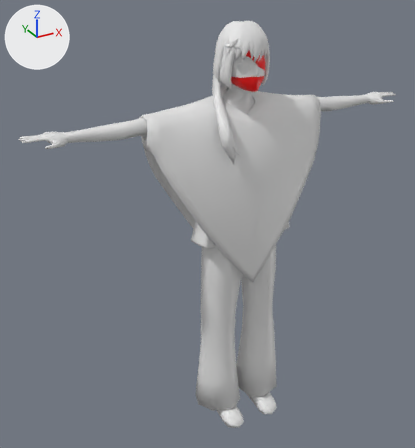
The FBX model Assets/Data/Characters/NPC/ForgottenAlchemist/Source/SpiritGuardian.fbx: old version first, new version second.
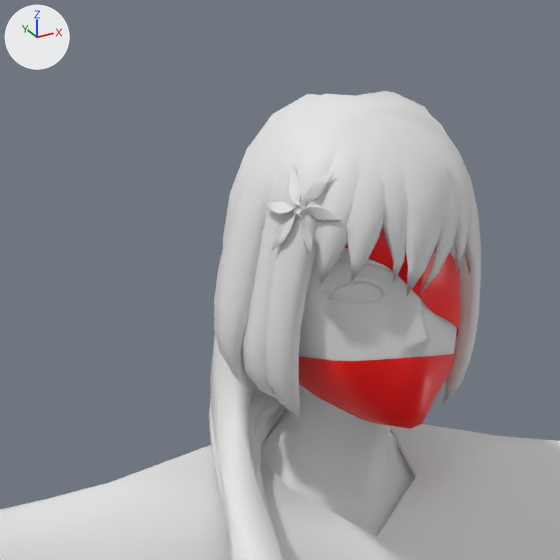
Each version appears first whole from a 50 mm camera at (-1.224, -1.933, 1.946) aimed at (-0.119, 0.075, 0.942), and next in a close-up on the part from 40% to 69% of the width and 0% to 27% of the height. Every picture has the same lights, and +X, +Y and +Z are marked at upper left. The first two pictures are the older version. Where no turn or scale is listed for an object, it has been applied to the vertices.

Before the edit, the objects in view are built like this:
```python
me_cube_002 = bpy.data.meshes.new('Cube.002')
me_cube_002.from_pydata(...)  # 410 vertices, 338 faces; spans x -0.089..0.073, y -0.094..0.141, z 1.427..1.694
me_cube_002.materials.append(mat_bsurfacemesh)  # red #ff0000
me_cube_005 = bpy.data.meshes.new('Cube.005')
me_cube_005.from_pydata(...)  # 274 vertices, 257 faces; spans x -0.0159..0.0204, y -0.0343..0.0366, z -0.0353..0.0338
me_plane_008 = bpy.data.meshes.new('Plane.008')
me_plane_008.from_pydata(...)  # 2106 vertices, 2161 faces; spans x -0.87..0.87, y -0.19..0.13, z 0.0..1.66
# faces by material slot: [471, 1084, 320, 286]
me_plane_008.materials.append(mat_cel_shaded)  # white #e7e7e7
me_plane_008.materials.append(mat_body)  # white #e7e7e7
me_plane_008.materials.append(mat_body_001)  # white #e7e7e7
me_plane_008.materials.append(mat_cel_shaded_001)  # white #e7e7e7
ob_body = bpy.data.objects.new('Body', me_plane_008)
ob_body.location = (0.0, 0.0, 0.0)
ob_brooch = bpy.data.objects.new('Brooch', me_cube_005)
ob_brooch.location = (-0.083, -0.042, 1.695)
ob_facebandage = bpy.data.objects.new('FaceBandage', me_cube_002)
ob_facebandage.location = (0.0, 0.0, 0.0)
# also in view: 'Face' at (0.0, -0.046, 1.622); 'Poncho' at (-0.001, 0.014, 1.107); 'Eyes' at (0.0, -0.035, 1.635); 'Hair' at (-0.027, 0.002, 1.517)
```
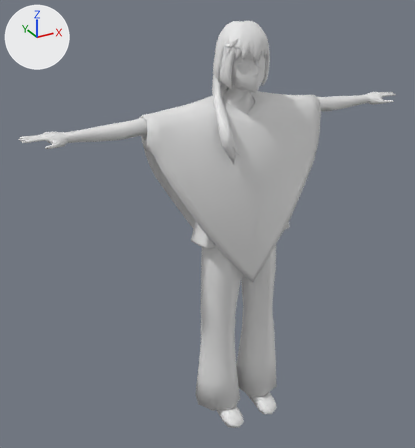
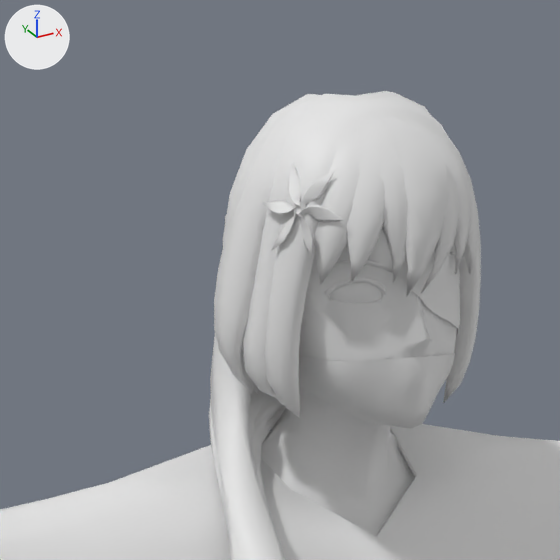
The change, as a list of edits to the scene's bpy script:
```text
Change me_cube_002:
    where me_cube_002.from_pydata(...)  # 410 vertices, 338 faces; spans x -0.089..0.073, y -0.094..0.141, z 1.427..1.694
    remove me_cube_002.materials.append(mat_bsurfacemesh)  # red #ff0000
    add me_cube_002.materials.append(mat_body)  # white #e7e7e7
```

What differs and where, as boxes (x1, y1, x2, y2) in the close-ups (560 x 560 px):
'FaceBandage', recoloured (red to white): (225, 214, 460, 429) in both
